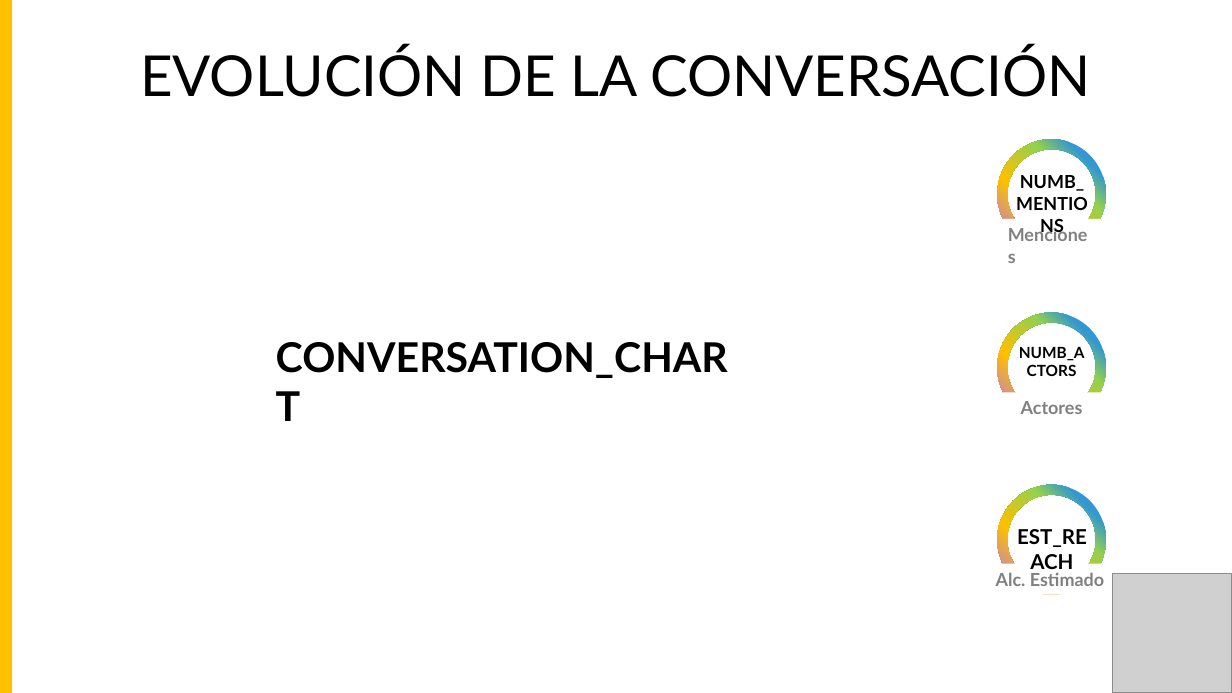
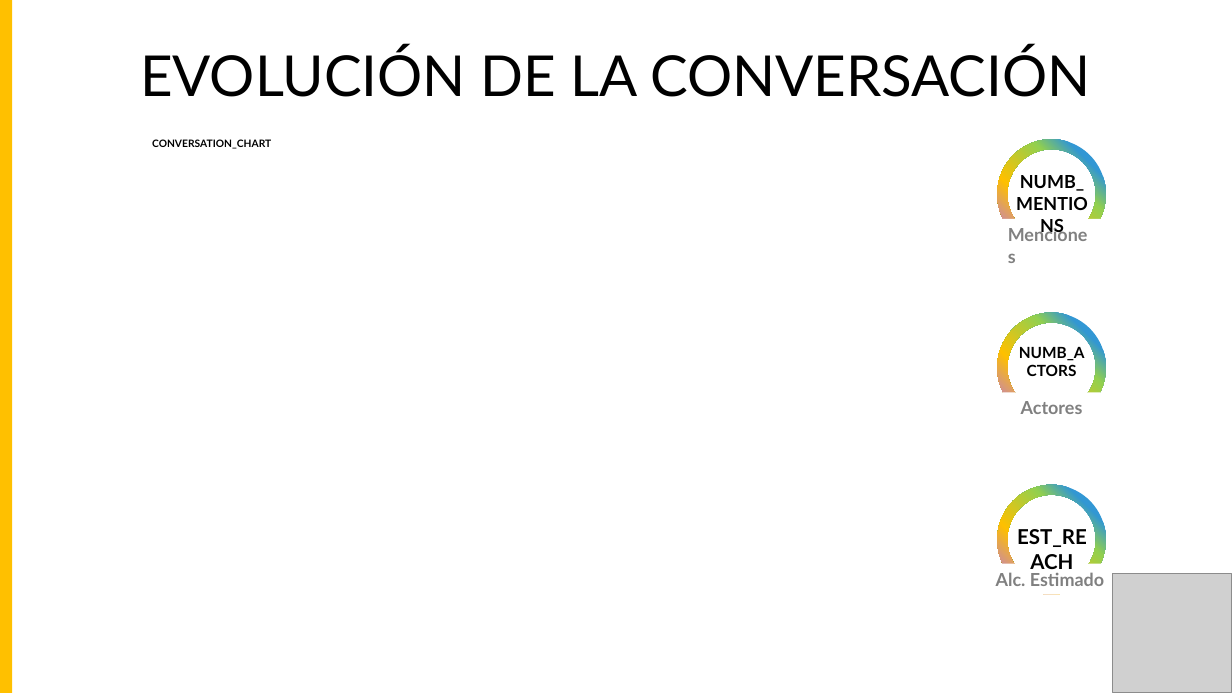
Before and after one commit to 2mingho/powerpoint-automated-web, a slide deck: slide 2 of powerpoints/Reporte_plantilla.pptx. Drawn at 1232x693 pixels with LibreOffice and Linux fonts; fonts in the diff are those of the drawing; grey boxes stand for pictures. Boxes give left, top, right and bottom in pixels: in the first picture for what was removed or moved away, otherwise in the second. Text is boxed around its words. In the diff, an @@ line names an element or a change of style, - is before the commit and + after.

```diff
--- a/powerpoints/Reporte_plantilla.pptx
+++ b/powerpoints/Reporte_plantilla.pptx
@@ text "CONVERSATION_CHART": place and size @@
-text "CONVERSATION_CHART" at box(276, 342, 728, 378)
+text "CONVERSATION_CHART" at box(152, 139, 271, 149)
@@ text "CONVERSATION_CHART" at box(152, 139, 271, 149): size 32 to 8 pt @@
```
Also in this commit, not shown: 4 other slides changed, 3 other files.
